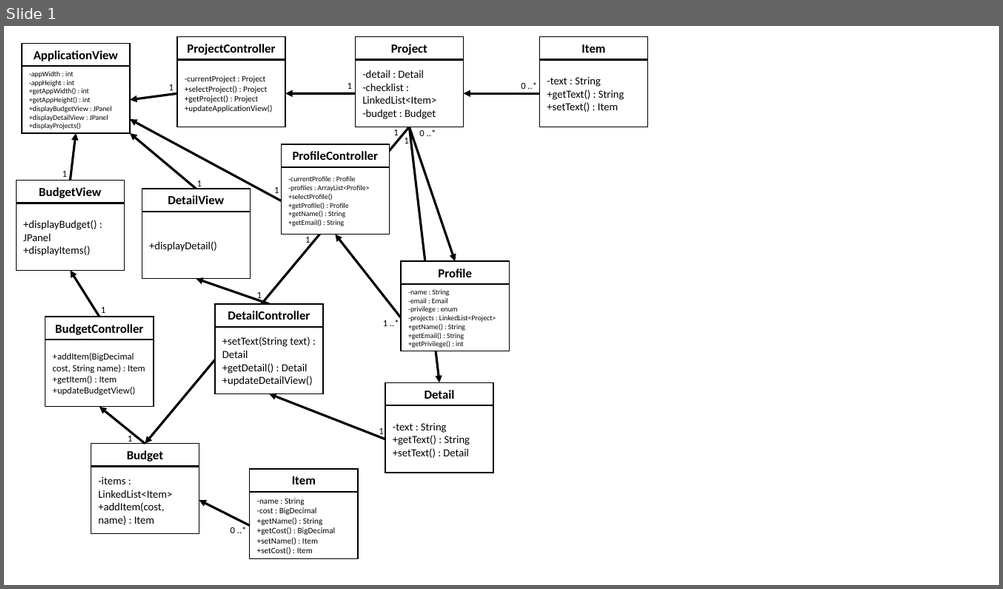
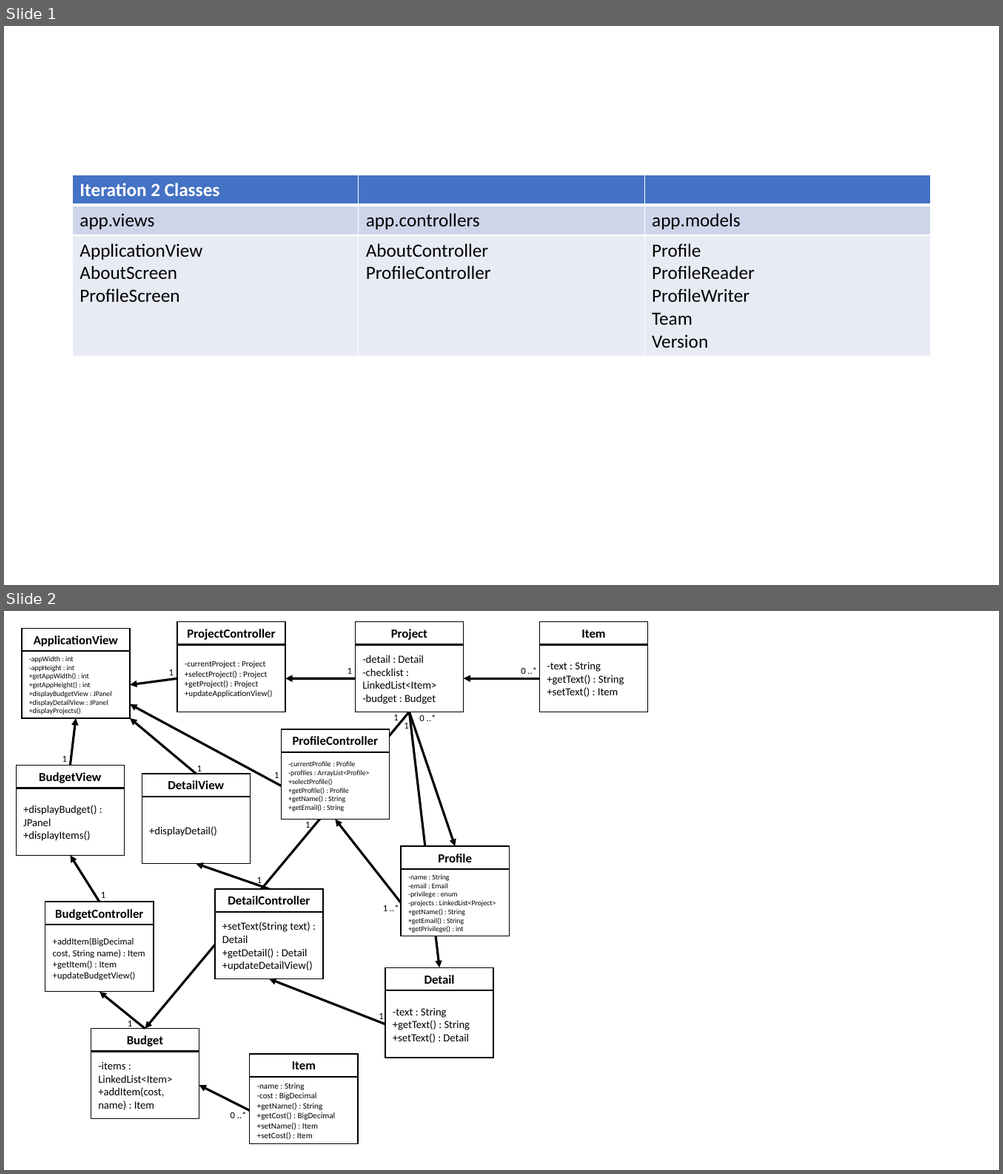
Before and after one commit to dgreen29/Creative-Tech-Brains, a slide deck: documentation/AppDesign.pptx. Shown one above the other, each under a label of ours: slide 1 before the commit, slides 1 and 2 after it. The pictures are 1003x589 and 1003x1174 pixels, drawn with LibreOffice and Linux fonts; fonts in the diff are those of the drawing. Boxes give left, top, right and bottom in pixels: in the first picture for what was removed or moved away, otherwise in the second. Text is boxed around its words. In the diff, an @@ line names an element or a change of style, - is before the commit and + after.

```diff
--- a/documentation/AppDesign.pptx
+++ b/documentation/AppDesign.pptx
@@ slide 1 added at [4,26,999,585], background #FFFFFF @@
@@ table added at [73,175,930,355], 3 rows, 3 columns @@
+Iteration 2 Classes |  | 
+app.views | app.controllers | app.models
+ApplicationView / AboutScreen / ProfileScreen | AboutController / ProfileController | Profile / ProfileReader / ProfileWriter / Team Version
@@ what was slide 1 is now slide 2 @@
```
